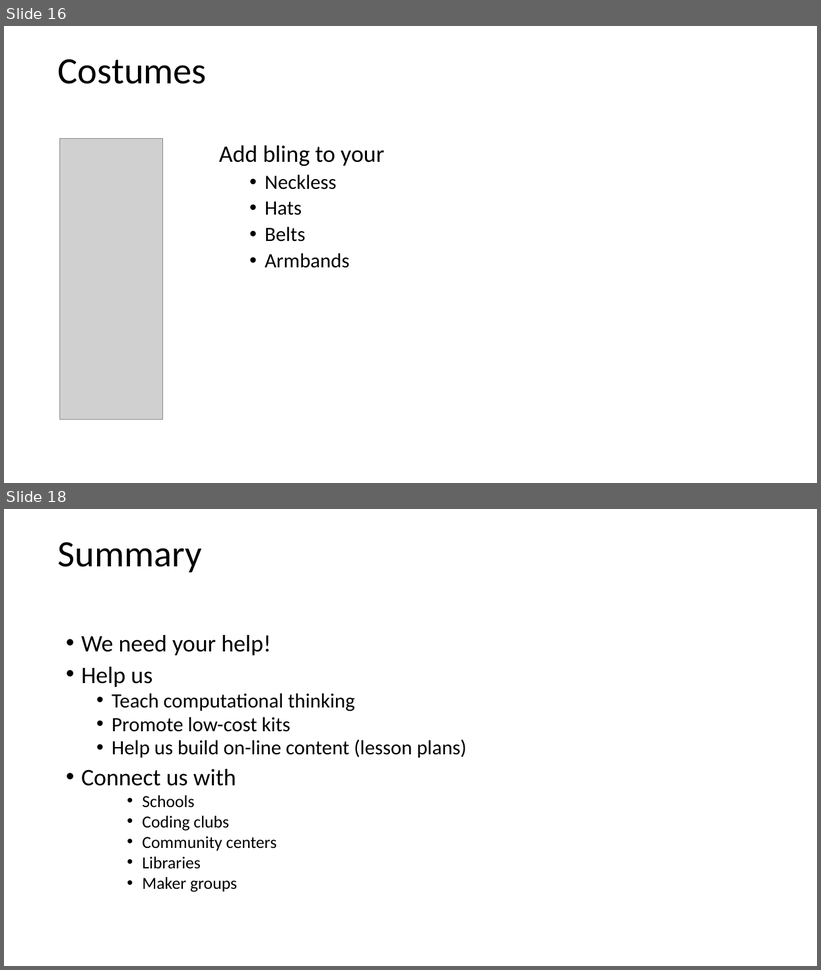
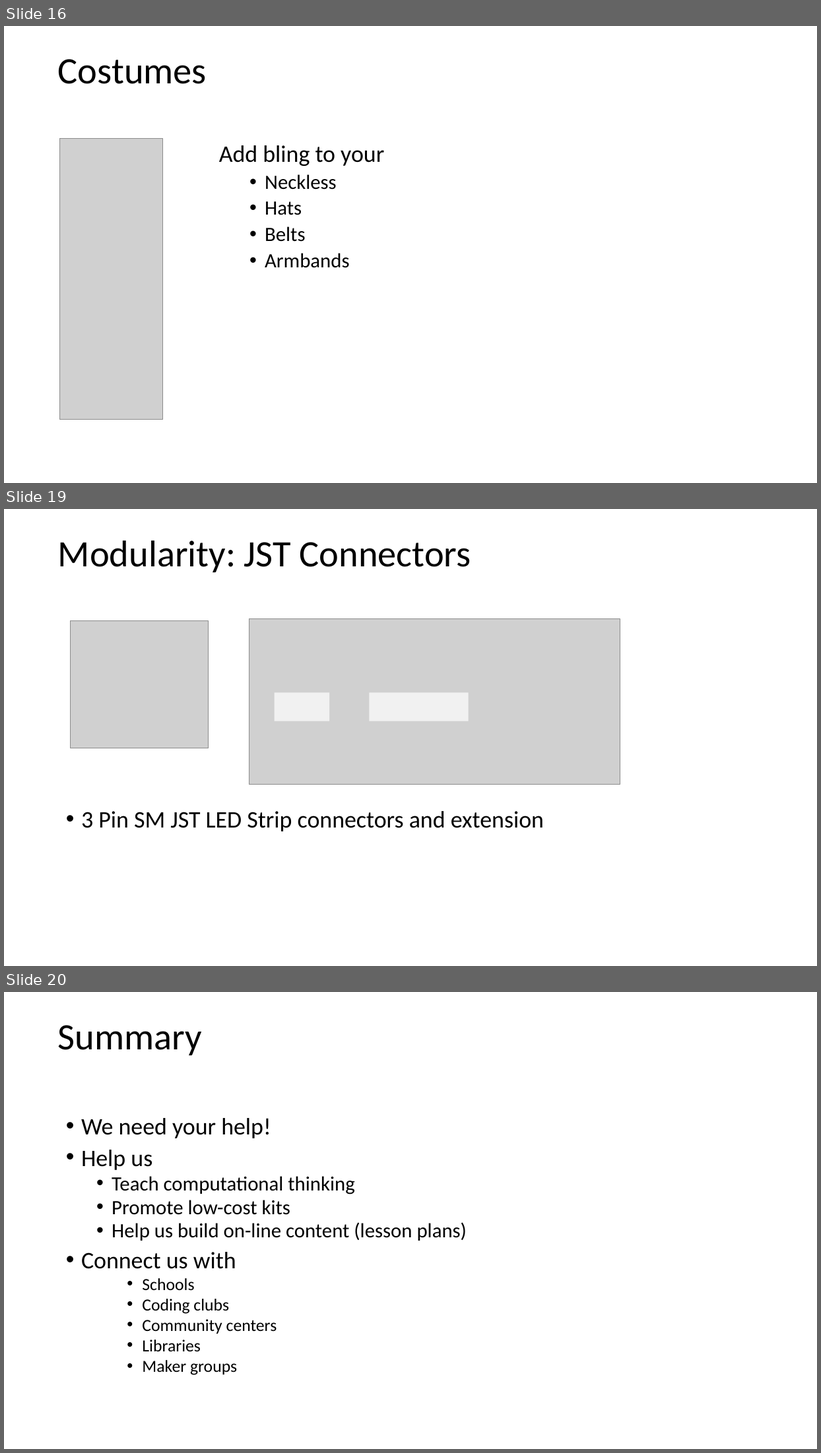
Before and after one commit to dmccreary/moving-rainbow, a slide deck: slides/led-strips-for-computational-thinking.pptx. Shown one above the other, each under a label of ours: slides 16 and 18 before the commit, slides 16, 19 and 20 after it; the slides between them are not shown. The pictures are 821x970 and 821x1453 pixels, drawn with LibreOffice and Linux fonts; fonts in the diff are those of the drawing; grey boxes stand for pictures; background and template pictures are left out. Boxes give left, top, right and bottom in pixels: in the first picture for what was removed or moved away, otherwise in the second. Text is boxed around its words. In the diff, an @@ line names an element or a change of style, - is before the commit and + after.

```diff
--- a/slides/led-strips-for-computational-thinking.pptx
+++ b/slides/led-strips-for-computational-thinking.pptx
@@ slide 19 added at bbox=[4, 509, 817, 966], background #FFFFFF @@
@@ title added at bbox=[58, 540, 471, 572], 44 pt, text #000000 @@
+Modularity: JST Connectors
@@ picture added at bbox=[71, 621, 209, 748] @@
@@ picture added at bbox=[250, 619, 620, 785] @@
@@ rectangle added at bbox=[274, 692, 329, 722], fill #F1F1F1 @@
@@ rectangle added at bbox=[370, 692, 469, 722], fill #F1F1F1 @@
@@ text added at bbox=[81, 811, 544, 832], 28 pt, text #000000 @@
+• 3 Pin SM JST LED Strip connectors and extension
@@ what was slide 18 is now slide 20 @@
```
Also in this commit, not shown: 1 slide changed, 1 other slide added, 11 other files.
